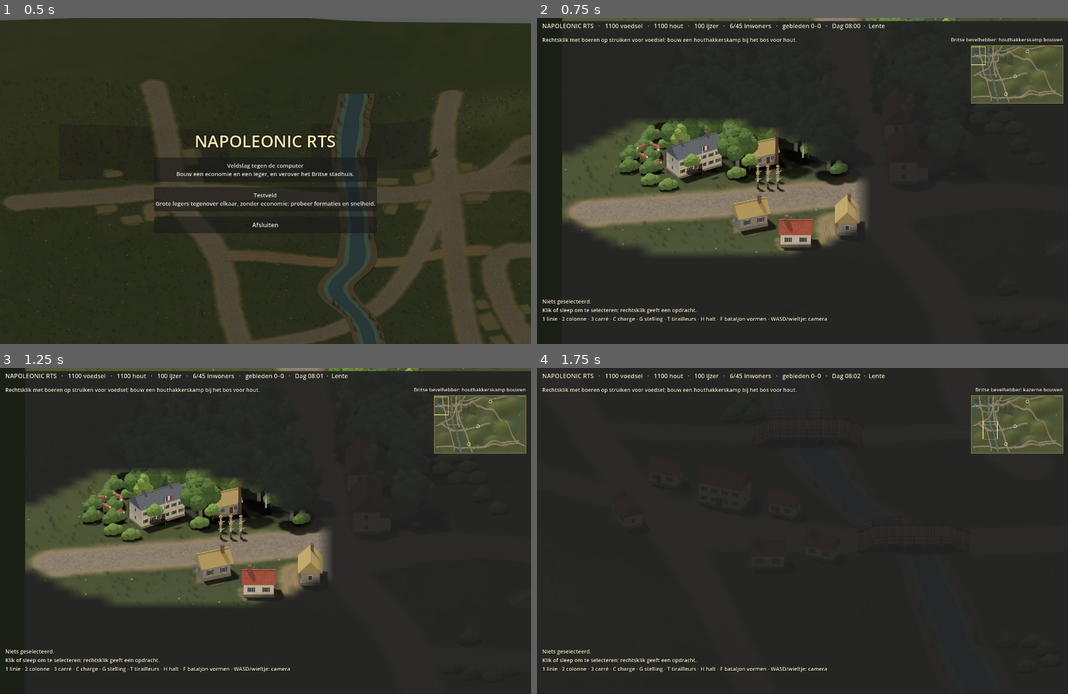
Above: before the commit, frames 1-4 (two rows, left to right).
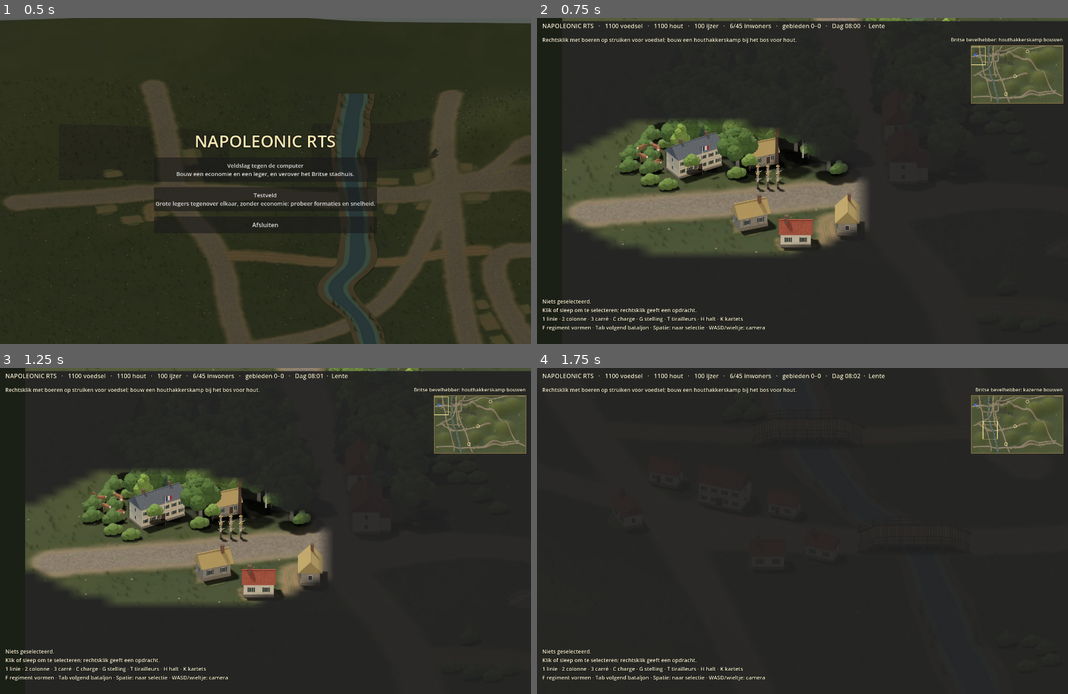
Above: after the commit, the same moments.

Repository: thomasgerritsen-code/-napoleonic-rts.
Game: Godot game, scene res://scenes/menu.tscn
The game is run twice, just before and just after one commit, with the same random seed, the same clock (stepped at 60 frames per second) and the same inputs.
Inputs (mouse positions are in pixels of both pictures, inside the frame that each line leads up to):
- Up to frame 1 (0.5 s): no input
- Up to frame 2 (0.75 s): click "Veldslag tegen de computer Bo…" at 0.5 s
- Up to frame 3 (1.25 s): no input
- Up to frame 4 (1.75 s): tap Enter at 1.25 s; drag from (1014, 423) to (855, 459) at 1.27 s

Frame 1 is identical in both runs. In frame 2, 0.4% of the frame differs, in the area x 1-55%, y 91-96%; in frame 3, 0.4%; in frame 4, 0.4%.

Commit message:
Godot: Tab cycles the battalions, Space brings the camera to the selection
As the web game's playability controls (there F focuses; here F forms a
regiment, so Space does). The help line lists the newer keys.

Co-Authored-By: Claude Opus 5.5 <noreply@anthropic.com>
Claude-Session: https://claude.ai/code/session_01JtYPWDhBYAE3XgwFqp4SE2

Diff:
--- a/godot/scripts/hud.gd
+++ b/godot/scripts/hud.gd
@@ -133,7 +133,7 @@
 			lines.append("Graan: %d  ·  %d boeren" % [b.crop, battle.farmers_on(b)])
 		return "\n".join(lines)
 	if battle.selected_units.is_empty():
-		return "Niets geselecteerd.\nKlik of sleep om te selecteren; rechtsklik geeft een opdracht.\n1 linie · 2 colonne · 3 carré · C charge · G stelling · T tirailleurs · H halt · F bataljon vormen · WASD/wieltje: camera"
+		return "Niets geselecteerd.\nKlik of sleep om te selecteren; rechtsklik geeft een opdracht.\n1 linie · 2 colonne · 3 carré · C charge · G stelling · T tirailleurs · H halt · K kartets\nF regiment vormen · Tab volgend bataljon · Spatie: naar selectie · WASD/wieltje: camera"
 	var count := {}
 	for u in battle.selected_units:
 		count[u.type] = count.get(u.type, 0) + 1
--- a/godot/scripts/main.gd
+++ b/godot/scripts/main.gd
@@ -1139,6 +1139,35 @@
 		"iron": "Geen afzetting met een eigen mijn.", "build": "Niets in aanbouw."}[work])
 
 
+## Tab: the next (Shift: previous) French battalion, selected and in view.
+func cycle_regiment(back := false) -> void:
+	var own: Array[Regiment] = []
+	for r in regiments:
+		if r.side == "france" and not r.destroyed():
+			own.append(r)
+	if own.is_empty():
+		return
+	var now := own.find(selected[0]) if not selected.is_empty() else -1
+	var next := own[posmod(now + (-1 if back else 1), own.size())]
+	select_units(next.living())
+	focus_selection()
+
+
+## Space: the camera to the selection.
+func focus_selection() -> void:
+	if camera == null:
+		return
+	if selected_building != null:
+		camera.focus(Iso.to_screen(selected_building.world))
+		return
+	if selected_units.is_empty():
+		return
+	var sum := Vector2.ZERO
+	for u in selected_units:
+		sum += u.world
+	camera.focus(Iso.to_screen(sum / selected_units.size()))
+
+
 ## Halt: the battalions stand where they are, the free men stop.
 func halt() -> void:
 	for r in selected:
@@ -1497,6 +1526,10 @@
 				halt()
 			KEY_K:
 				toggle_shot()
+			KEY_TAB:
+				cycle_regiment(key.shift_pressed)
+			KEY_SPACE:
+				focus_selection()
 			KEY_F:
 				form_regiment()
 			KEY_M:
--- a/godot/tests/smoke_test.gd
+++ b/godot/tests/smoke_test.gd
@@ -287,6 +287,12 @@
 	var before_count := battle.regiments.size()
 	_run(battle, 12.0)
 	_check(battle.regiments.size() == before_count + 1, "the barracks forms the battalion by itself once the drummer is ready")
+
+	# Tab selects the next battalion.
+	battle.cycle_regiment()
+	_check(not battle.selected.is_empty() and battle.selected[0].side == "france", "Tab selects a French battalion")
+	var nobody_now: Array[Unit] = []
+	battle.select_units(nobody_now)
 
 	# An order takes a moment to reach a battalion.
 	var ordered: Array[Regiment] = [shaken]
